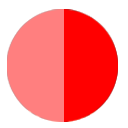
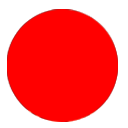
Layer changes from the first (128, 128) image to the second:
hid "图层 1" over (x1=7, y1=9, x2=64, y2=122)
showed "图层 0" over (x1=7, y1=9, x2=64, y2=122)
